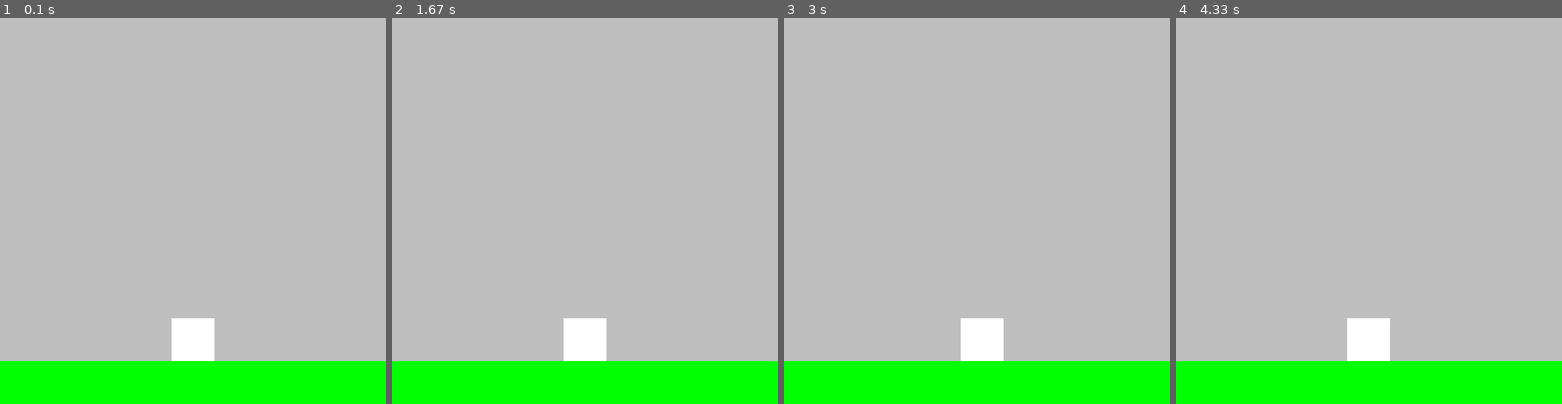
Above: before the commit, frames 1-4 (left to right).
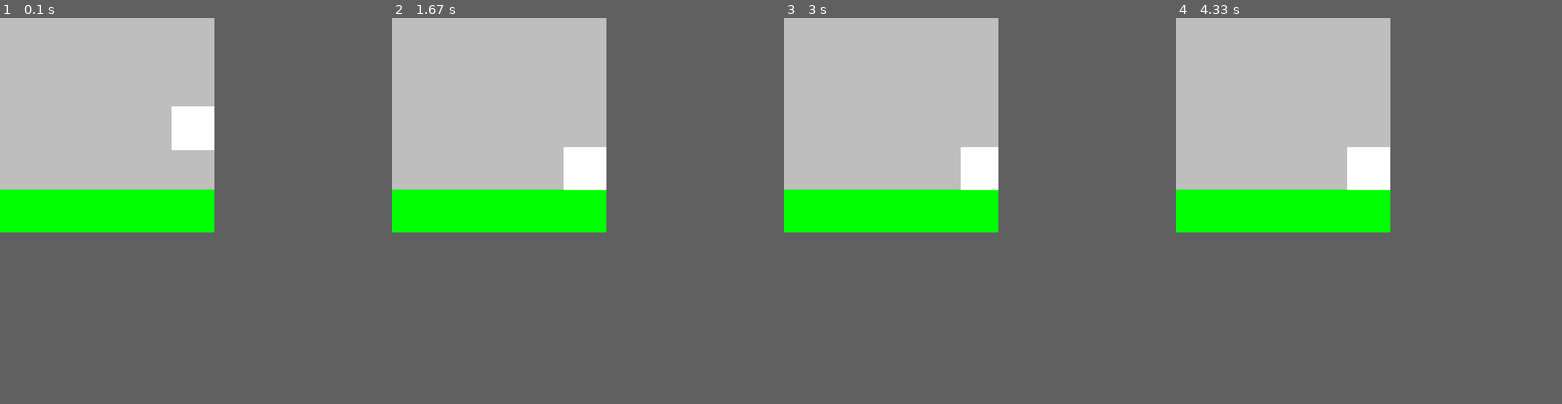
Above: after the commit, the same moments.

Repository: EliaMaillard-Salin/MiniStudio
Game: pygame game, started from MS Elia/Test.py
Same seed, same stepped clock (60 frames per second), same inputs: the game is played once before the commit and once after it.
Inputs:
- Up to frame 1 (0.1 s): no input
- Up to frame 2 (1.67 s): tap Space at 0.33 s
- Up to frame 3 (3 s): tap D at 1.67 s
- Up to frame 4 (4.33 s): hold Q 3-3.47 s
In our replay, the window is 900x900 before the commit and 500x500 after it. These sizes can differ from the game's own. Grey fills any space a smaller window leaves; there, only what the larger window draws over its background counts as a difference.

The runs differ from the first frame. In frame 1, 20% of the frame differs, in the area x 0-100%, y 22-100%; in frame 2, 20%; in frame 3, 20%; in frame 4, 20%.

Commit message:
plateforme

Diff:
--- a/MS Elia/Plateforme.py
+++ b/MS Elia/Plateforme.py
@@ -1,10 +1,43 @@
 
 
 import pygame
+
+pygame.init()
 
 class Plateform:
     def __init__(self,posX,posY,width,height,color):
         self.Rect = pygame.Rect(posX,posY,width,height)
         self.color = color
+    def CreatePlateform(self,plateformeList):
+        plateformeList.append(self)
     def Display(self,surface):
         pygame.draw.rect(surface,self.color,self.Rect)
+
+
+
+screen = pygame.display.set_mode((500,500))
+
+running = True
+allPlateforms=[]
+
+Spawn = Plateform(0,450,60,50,"green")
+Spawn.CreatePlateform(allPlateforms)
+
+End = Plateform(450,50,60,50,"blue")
+End.CreatePlateform(allPlateforms)
+
+while running:
+
+    screen.fill("grey")
+
+    for i in allPlateforms:
+        i.Display(screen)
+
+    for event in pygame.event.get():
+        if event.type == pygame.QUIT:
+            running = False
+
+
+    pygame.display.flip()
+
+pygame.quit()
--- a/MS Elia/Test.py
+++ b/MS Elia/Test.py
@@ -11,32 +11,17 @@
     def __init__(self, speed, posX, posY,screen):
         self.jumpCount = 10
         self.isJumping = False
-        self.onGround = True
+        self.onGround = False
         self.speed = speed
         self.posX = posX
         self.posY = posY
         self.screen = screen
-        self.powerJump = 100
+        self.powerJump = 10
         self.Rect = pygame.Rect(self.posX,self.posY,100,100)
 
     def UpdatePlayer(self):
         self.Rect = pygame.Rect(self.posX,self.posY,100,100)
         pygame.draw.rect(self.screen, "white", self.Rect)
-
-    def MovingPlayer(self,side, dt):
-        self.posX += side* self.speed*dt
-        self.UpdatePlayer()
-
-    def Jump(self, dt):
-
-        if player.onGround == True and self.isJumping == True:
-            self.onGround = False
-            if self.jumpCount >= -10:
-                self.posY -= (self.jumpCount**2)*0.5
-                self.jumpCount -=1
-            else :
-                self.jumpCount = 10
-                self.isJumping = False
 
     def Fall(self, dt):
         if self.onGround == False:
@@ -52,16 +37,20 @@
         return False
 
 
-screen = pygame.display.set_mode((900,900))
+
+
+screen = pygame.display.set_mode((500,500))
 
 running = True
 
-player = Player(400,400,700,screen)
+player = Player(400,400,200,screen)
 
-ground  = pygame.Rect(0,800,900,100)
+ground  = pygame.Rect(0,400,500,100)
 
+yGravity = 1
 
 while running:
+
     dt = clock.tick(60) * 0.001
 
 
@@ -75,23 +64,29 @@
     if player.onGround == False:
         player.Fall(dt)
         player.onGround = player.Collision(ground)
+    if (player.posY + player.Rect.height) >= ground.top:
+        player.Rect.bottom = ground.top
 
     for event in pygame.event.get():
         if event.type == pygame.QUIT:
             running = False
 
-        if event.type == pygame.KEYDOWN:
-            if event.key == pygame.K_SPACE and player.onGround == True:
-                player.isJumping = True
-                player.Jump(dt)
+        pressed = pygame.key.get_pressed()
 
+        if pressed[pygame.K_d]:
+            player.posX += player.speed * dt
+        if pressed[pygame.K_q]:
+            player.posX += -player.speed * dt
+        if pressed[pygame.K_SPACE]:
+            player.isJumping = True
 
-        pressed = pygame.key.get_pressed()
-        if pressed[pygame.K_d]:
-            player.MovingPlayer(1,dt)
-        if pressed[pygame.K_q]:
-            player.MovingPlayer(-1,dt)
-
+    if player.isJumping:
+        if player.jumpCount >= -10:
+            player.posY -= (player.jumpCount * abs(player.jumpCount)) * 0.5
+            player.jumpCount -= 1
+        else:
+            player.jumpCount = 10
+            player.isJumping = False
     pygame.display.flip()
 
 
